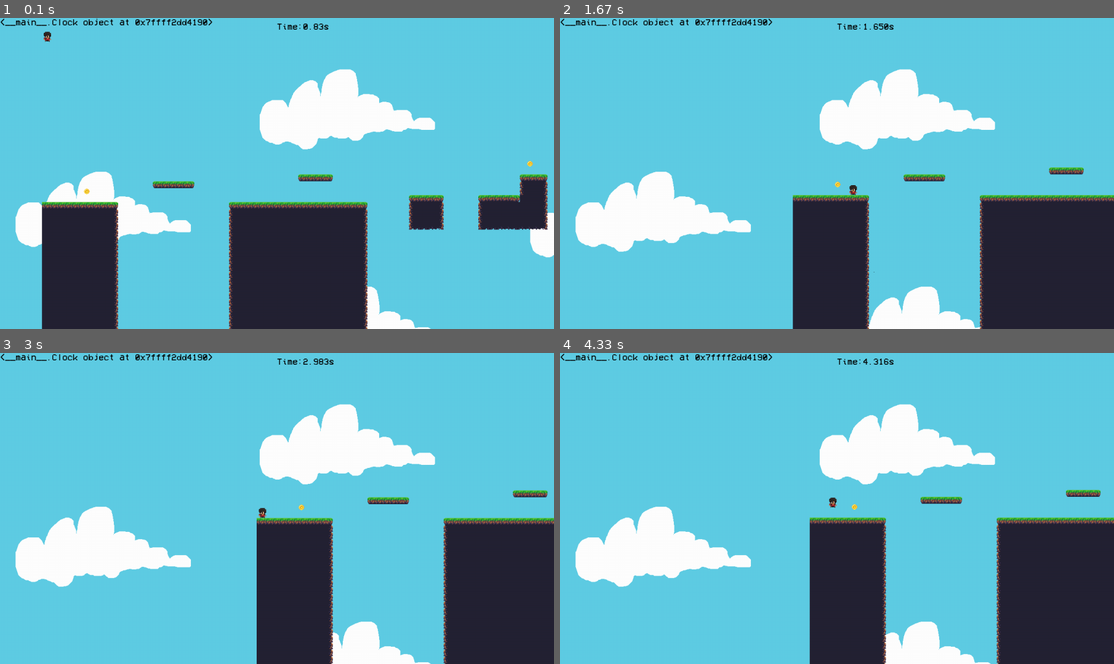
Above: before the commit, frames 1-4 (two rows, left to right).
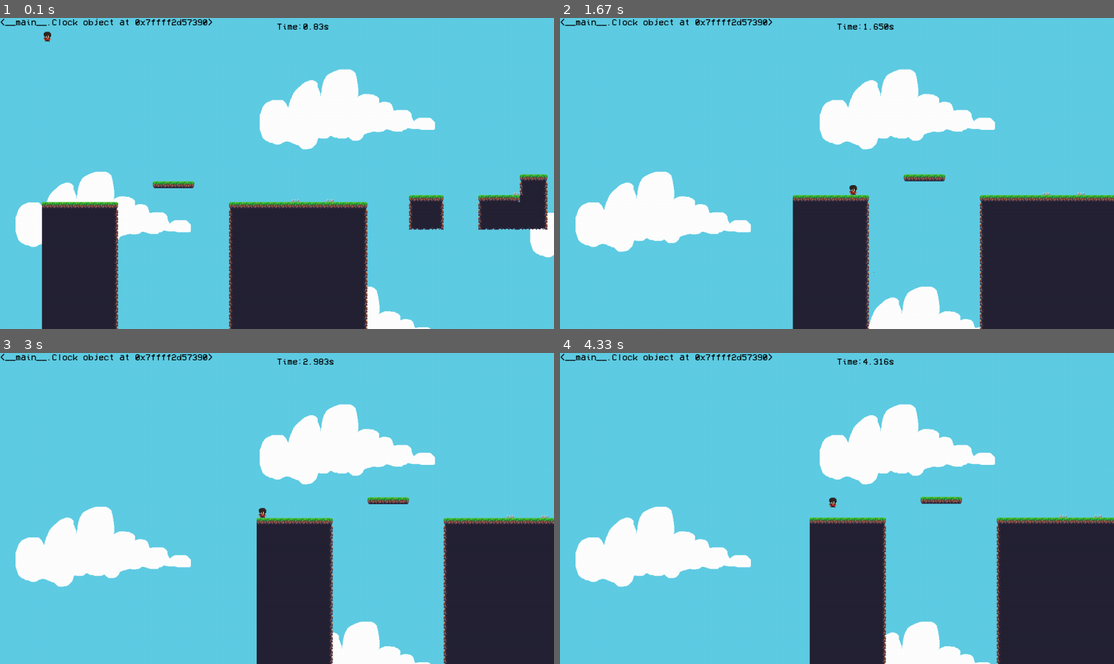
Above: after the commit, the same moments.

Repository: Dcush05/Pygame-Platformer-
Game: pygame game, started from main.py
Two runs of this game, one before a commit and one after it. Both use one fixed random seed, a clock stepped at 60 frames per second and the inputs below.
Inputs:
- Up to frame 1 (0.1 s): no input
- Up to frame 2 (1.67 s): tap Space at 0.33 s; hold D 0.67-1.13 s; hold D 1.17-1.63 s
- Up to frame 3 (3 s): hold A 1.67-2.2 s; hold A 2.23-2.63 s; tap Space at 2.67 s
- Up to frame 4 (4.33 s): hold D 3-3.63 s; tap Space at 3.07, 3.37, 3.73, 4.03, 4.23 s; hold A 3.67-4.13 s; hold D from 4.17 s (still down)

The runs differ from the first frame. In frame 1, 0.2% of the frame differs, in the area x 15-97%, y 0-60%; in frame 2, 0.2%; in frame 3, 0.2%; in frame 4, 0.2%.

Commit message:
made flag and spike sprites, could die to the spike and flag calls the gameover function

Diff:
--- a/assets/maps/MapOne-coin.csv
+++ b/assets/maps/MapOne-coin.csv
@@ -15,12 +15,12 @@
 -1,-1,-1,-1,-1,-1,-1,-1,-1,-1,-1,-1,-1,-1,-1,-1,-1,-1,-1,-1,-1,-1,-1,-1,-1,-1,-1,-1,-1,-1,-1,-1,-1,-1,-1,-1,-1,-1,-1,-1 …(234 unchanged characters)…
 -1,-1,-1,-1,-1,-1,-1,-1,-1,-1,-1,-1,-1,-1,-1,-1,-1,-1,-1,-1,-1,-1,-1,-1,-1,-1,-1,-1,-1,-1,-1,-1,-1,-1,-1,-1,-1,-1,-1,-1 …(227 unchanged characters)…
 -1,-1,-1,-1,-1,-1,-1,-1,-1,-1,-1,-1,-1,-1,-1,-1,-1,-1,-1,-1,-1,-1,-1,-1,-1,-1,-1,-1,-1,-1,-1,-1,-1,-1,-1,-1,-1,-1,-1,-1 …(234 unchanged characters)…
--1,-1,-1,-1,-1,-1,-1,-1,-1,-1,-1,-1,-1,-1,-1,-1,-1,-1,-1,-1,-1,-1,-1,-1,-1,-1,-1,-1,-1,-1,-1,-1,-1,-1,-1,-1,-1,-1,-1,-1,-1,-1,-1,-1,-1,-1,-1,-1,-1,-1,-1,-1,-1,-1,-1,-1,-1,-1,-1,-1,-1,-1,-1,-1,-1,-1,-1,-1,-1,-1,20,-1,-1,-1,-1,-1,-1,-1,-1,-1,-1,-1,-1,-1,-1,-1,-1,-1,-1,-1,-1,-1,-1,-1,-1,-1,-1,-1,-1,-1,-1,-1,-1,-1,-1,-1,-1,-1,-1,-1,-1,-1,-1,-1,-1,-1,-1,-1
 -1,-1,-1,-1,-1,-1,-1,-1,-1,-1,-1,-1,-1,-1,-1,-1,-1,-1,-1,-1,-1,-1,-1,-1,-1,-1,-1,-1,-1,-1,-1,-1,-1,-1,-1,-1,-1,-1,-1,-1 …(234 unchanged characters)…
--1,-1,-1,-1,-1,-1,-1,-1,-1,-1,-1,-1,-1,-1,-1,-1,-1,-1,-1,-1,-1,-1,-1,-1,-1,-1,-1,-1,-1,-1,-1,-1,-1,-1,-1,-1,-1,0,1,1,1,3,-1,-1,-1,-1,-1,-1,-1,-1,-1,-1,-1,-1,-1,-1,-1,-1,-1,-1,-1,-1,-1,-1,-1,-1,-1,-1,-1,0,1,1,3,-1,-1,-1,-1,-1,-1,-1,-1,-1,-1,-1,-1,-1,-1,-1,-1,-1,-1,-1,0,1,1,1,1,1,3,-1,-1,-1,-1,-1,-1,-1,-1,-1,-1,-1,-1,-1,-1,-1,-1,-1,-1,-1
+-1,-1,-1,-1,-1,-1,-1,-1,-1,-1,-1,-1,-1,-1,-1,-1,-1,-1,-1,-1,-1,-1,-1,-1,-1,-1,-1,-1,-1,-1,-1,-1,-1,-1,-1,-1,-1,-1,-1,-1,-1,-1,-1,-1,-1,-1,-1,-1,-1,-1,-1,-1,-1,-1,-1,-1,-1,-1,-1,-1,-1,-1,-1,-1,-1,-1,-1,-1,-1,-1,-1,-1,-1,-1,-1,-1,-1,-1,-1,-1,-1,-1,-1,-1,-1,-1,-1,-1,-1,-1,-1,-1,-1,-1,-1,-1,0,-1,-1,-1,-1,-1,-1,-1,-1,-1,-1,-1,-1,-1,-1,-1,-1,-1,-1,-1,-1,-1
+-1,-1,-1,-1,-1,-1,-1,-1,-1,-1,-1,-1,-1,-1,-1,-1,-1,-1,-1,-1,0,-1,-1,-1,-1,-1,-1,-1,-1,-1,-1,-1,-1,-1,-1,-1,-1,-1,-1,-1,-1,-1,-1,-1,-1,-1,-1,-1,-1,-1,-1,-1,-1,-1,-1,-1,-1,-1,-1,-1,-1,-1,-1,-1,-1,-1,-1,-1,-1,0,1,1,3,-1,-1,-1,-1,-1,-1,-1,-1,-1,-1,-1,-1,-1,-1,-1,-1,-1,-1,-1,0,1,1,1,1,1,3,-1,-1,-1,-1,-1,-1,-1,-1,-1,-1,-1,-1,-1,-1,-1,-1,-1,-1,-1
 -1,-1,-1,-1,-1,-1,-1,-1,-1,-1,-1,-1,-1,-1,-1,-1,0,1,1,1,1,3,-1,-1,-1,-1,-1,-1,-1,-1,-1,-1,-1,-1,-1,-1,-1,-1,-1,-1,-1,-1 …(225 unchanged characters)…
--1,-1,-1,-1,-1,-1,20,-1,-1,-1,-1,-1,-1,-1,-1,-1,-1,-1,-1,-1,-1,-1,-1,-1,-1,-1,-1,-1,-1,-1,-1,-1,-1,-1,-1,-1,-1,-1,-1,-1,-1,-1,-1,-1,-1,-1,-1,-1,-1,-1,-1,-1,-1,-1,-1,-1,-1,-1,-1,-1,-1,-1,-1,-1,-1,-1,-1,-1,-1,8,9,9,11,-1,-1,-1,-1,-1,-1,-1,-1,-1,-1,-1,-1,-1,-1,-1,-1,-1,-1,-1,-1,-1,-1,-1,-1,-1,-1,-1,-1,-1,-1,-1,-1,-1,-1,-1,-1,20,-1,-1,-1,-1,-1,-1,-1,-1
--1,-1,-1,-1,-1,-1,-1,-1,-1,-1,-1,-1,-1,-1,-1,-1,-1,-1,-1,-1,-1,-1,-1,-1,-1,-1,-1,-1,-1,-1,-1,-1,-1,-1,-1,-1,-1,-1,-1,-1,-1,-1,-1,-1,-1,-1,-1,-1,-1,-1,-1,-1,-1,0,1,1,1,3,-1,-1,-1,-1,-1,0,2,2,2,2,3,9,9,9,11,-1,-1,-1,-1,-1,-1,-1,-1,-1,-1,-1,-1,-1,-1,-1,-1,-1,-1,-1,-1,-1,-1,-1,-1,-1,-1,-1,-1,-1,-1,-1,-1,-1,-1,-1,-1,-1,-1,-1,-1,-1,-1,-1,-1,-1
+-1,-1,-1,-1,-1,-1,-1,-1,-1,-1,-1,-1,-1,-1,-1,-1,-1,-1,-1,-1,-1,-1,-1,-1,-1,-1,-1,-1,-1,-1,-1,-1,-1,-1,-1,-1,-1,-1,-1,-1,-1,-1,-1,-1,-1,-1,-1,-1,-1,-1,-1,-1,-1,-1,-1,0,-1,-1,-1,-1,-1,-1,-1,-1,-1,-1,-1,-1,0,8,9,9,11,-1,-1,-1,-1,-1,-1,-1,-1,-1,-1,-1,-1,-1,-1,-1,-1,-1,-1,-1,-1,-1,-1,-1,-1,-1,-1,-1,-1,-1,-1,-1,-1,-1,-1,-1,-1,-1,-1,-1,-1,-1,-1,-1,-1,-1
+-1,-1,-1,-1,-1,-1,-1,-1,-1,-1,-1,-1,-1,-1,-1,-1,-1,-1,-1,-1,-1,-1,-1,-1,-1,-1,-1,-1,-1,-1,-1,-1,-1,-1,-1,-1,0,-1,-1,-1,-1,0,-1,-1,-1,-1,-1,-1,-1,-1,-1,-1,-1,0,1,1,1,3,-1,-1,-1,-1,-1,0,2,2,2,2,3,9,9,9,11,-1,-1,-1,-1,-1,-1,-1,-1,-1,-1,-1,-1,-1,-1,-1,-1,-1,-1,-1,-1,-1,-1,-1,-1,-1,-1,-1,-1,-1,-1,-1,-1,-1,-1,-1,-1,-1,-1,-1,0,-1,-1,-1,-1,0
 1,1,1,1,1,1,1,1,1,1,3,-1,-1,-1,-1,-1,-1,-1,-1,-1,-1,-1,-1,-1,-1,-1,-1,0,1,1,1,1,1,1,1,1,1,1,1,1,1,1,1,1,1,1,3,-1,-1,-1, …(188 unchanged characters)…
 9,9,9,9,9,9,9,9,9,9,11,-1,-1,-1,-1,-1,-1,-1,-1,-1,-1,-1,-1,-1,-1,-1,-1,8,9,9,9,9,9,9,9,9,9,9,9,9,9,9,9,9,9,9,11,-1,-1,- …(191 unchanged characters)…
 9,9,9,9,9,9,9,9,9,9,11,-1,-1,-1,-1,-1,-1,-1,-1,-1,-1,-1,-1,-1,-1,-1,-1,8,9,9,9,9,9,9,9,9,9,9,9,9,9,9,9,9,9,9,11,-1,-1,- …(191 unchanged characters)…
--- a/assets/maps/MapOne.csv
+++ b/assets/maps/MapOne.csv
@@ -17,10 +17,10 @@
 -1,-1,-1,-1,-1,-1,-1,-1,-1,-1,-1,-1,-1,-1,-1,-1,-1,-1,-1,-1,-1,-1,-1,-1,-1,-1,-1,-1,-1,-1,-1,-1,-1,-1,-1,-1,-1,-1,-1,-1 …(234 unchanged characters)…
 -1,-1,-1,-1,-1,-1,-1,-1,-1,-1,-1,-1,-1,-1,-1,-1,-1,-1,-1,-1,-1,-1,-1,-1,-1,-1,-1,-1,-1,-1,-1,-1,-1,-1,-1,-1,-1,-1,-1,-1 …(234 unchanged characters)…
 -1,-1,-1,-1,-1,-1,-1,-1,-1,-1,-1,-1,-1,-1,-1,-1,-1,-1,-1,-1,-1,-1,-1,-1,-1,-1,-1,-1,-1,-1,-1,-1,-1,-1,-1,-1,-1,-1,-1,-1 …(234 unchanged characters)…
--1,-1,-1,-1,-1,-1,-1,-1,-1,-1,-1,-1,-1,-1,-1,-1,-1,-1,-1,-1,-1,-1,-1,-1,-1,-1,-1,-1,-1,-1,-1,-1,-1,-1,-1,-1,-1,0,1,1,1,3,-1,-1,-1,-1,-1,-1,-1,-1,-1,-1,-1,-1,-1, …(177 unchanged characters)…
+-1,-1,-1,-1,-1,-1,-1,-1,-1,-1,-1,-1,-1,-1,-1,-1,-1,-1,-1,-1,-1,-1,-1,-1,-1,-1,-1,-1,-1,-1,-1,-1,-1,-1,-1,-1,-1,-1,-1,-1,-1,-1,-1,-1,-1,-1,-1,-1,-1,-1,-1,-1,-1,-1,-1, …(177 unchanged characters)…
 -1,-1,-1,-1,-1,-1,-1,-1,-1,-1,-1,-1,-1,-1,-1,-1,0,1,1,1,1,3,-1,-1,-1,-1,-1,-1,-1,-1,-1,-1,-1,-1,-1,-1,-1,-1,-1,-1,-1,-1 …(225 unchanged characters)…
--1,-1,-1,-1,-1,-1,-1,-1,-1,-1,-1,-1,-1,-1,-1,-1,-1,-1,-1,-1, …(104 unchanged characters)… ,-1,-1,-1,-1,-1,-1,-1,-1,-1,-1,-1,-1,-1,-1,8,9,9,11,-1,-1,-1,-1,-1,-1,-1,-1,-1,-1 …(105 unchanged characters)…
--1,-1,-1,-1,-1,-1,-1,-1,-1,-1,-1,-1,-1,-1,-1,-1,-1,-1,-1,-1,-1,-1,-1,-1,-1,-1,-1,-1,-1,-1,-1,-1,-1,-1,-1,-1,-1,-1,-1,-1,-1,-1,-1,-1,-1,-1,-1,-1,-1,-1,-1,-1,-1,0,1,1,1,3,-1,-1,-1,-1,-1,0,2,2,2,2,3,9,9,9,11,-1,-1,-1,-1,-1,-1,-1,-1,-1,-1,-1,-1,-1,-1,-1,-1,-1,-1,-1,-1,-1,-1,-1,-1,-1,-1,-1,-1,-1,-1,-1,-1,-1,-1,-1,-1,-1,-1,-1,-1,-1,-1,-1,-1,-1
+-1,-1,-1,-1,-1,-1,-1,-1,-1,-1,-1,-1,-1,-1,-1,-1,-1,-1,-1,-1, …(104 unchanged characters)… ,-1,-1,-1,-1,-1,-1,-1,-1,-1,-1,-1,-1,-1,21,8,9,9,11,-1,-1,-1,-1,-1,-1,-1,-1,-1,-1 …(105 unchanged characters)…
+-1,-1,-1,-1,-1,-1,-1,-1,-1,-1,-1,-1,-1,-1,-1,-1,-1,-1,-1,-1,-1,-1,-1,-1,-1,-1,-1,-1,-1,-1,-1,-1,-1,-1,-1,-1,21,-1,-1,-1,-1,21,-1,-1,-1,-1,-1,-1,-1,-1,-1,-1,-1,0,1,1,1,3,-1,-1,-1,-1,-1,0,2,2,2,2,3,9,9,9,11,-1,-1,-1,-1,-1,-1,-1,-1,-1,-1,-1,-1,-1,-1,-1,-1,-1,-1,-1,-1,-1,-1,-1,-1,-1,-1,-1,-1,-1,-1,-1,-1,-1,-1,-1,-1,-1,-1,-1,21,-1,-1,-1,-1,22
 1,1,1,1,1,1,1,1,1,1,3,-1,-1,-1,-1,-1,-1,-1,-1,-1,-1,-1,-1,-1,-1,-1,-1,0,1,1,1,1,1,1,1,1,1,1,1,1,1,1,1,1,1,1,3,-1,-1,-1, …(188 unchanged characters)…
 9,9,9,9,9,9,9,9,9,9,11,-1,-1,-1,-1,-1,-1,-1,-1,-1,-1,-1,-1,-1,-1,-1,-1,8,9,9,9,9,9,9,9,9,9,9,9,9,9,9,9,9,9,9,11,-1,-1,- …(191 unchanged characters)…
 9,9,9,9,9,9,9,9,9,9,11,-1,-1,-1,-1,-1,-1,-1,-1,-1,-1,-1,-1,-1,-1,-1,-1,8,9,9,9,9,9,9,9,9,9,9,9,9,9,9,9,9,9,9,11,-1,-1,- …(191 unchanged characters)…
--- /dev/null
+++ b/assets/maps/flag.tsx
@@ -0,0 +1,4 @@
+<?xml version="1.0" encoding="UTF-8"?>
+<tileset version="1.10" tiledversion="1.10.2" name="flag" tilewidth="16" tileheight="16" tilecount="64" columns="8">
+ <image source="../flag.png" width="128" height="128"/>
+</tileset>
--- /dev/null
+++ b/assets/maps/spikes.tsx
@@ -0,0 +1,4 @@
+<?xml version="1.0" encoding="UTF-8"?>
+<tileset version="1.10" tiledversion="1.10.2" name="spikes" tilewidth="20" tileheight="16" tilecount="48" columns="6">
+ <image source="../spikes.png" width="128" height="128"/>
+</tileset>
--- /dev/null
+++ b/coin.py
@@ -0,0 +1,23 @@
+from typing import Any
+import pygame
+from  spritesheet import Spritesheets
+
+
+
+
+class Coins(pygame.sprite.Sprite):
+
+    def __init__(self, spawn_x, spawn_y,):
+        pygame.sprite.Sprite.__init__(self)
+        self.image = Spritesheets("assets\coin.png").get_sprite(0,0,16,16)
+        self.rect = self.image.get_rect()
+        self.rect.x = spawn_x
+        self.rect.y = spawn_y
+        self.collected = False
+        self.points = 1
+
+
+    def draw(self, surface, offset=(0,0)):
+        surface.blit(self.image, (self.rect.x, self.rect.y))
+    def update(self):
+        self.kill()
--- a/main.py
+++ b/main.py
@@ -13,8 +13,7 @@
 #TODO: 1. Movement(implement coyote time, dash, wall jummp :p)* 2. more sprites 3. Game map(atleast 2 levels) 4. Damage system 5.Award system 6.Score systm based on the time finished on a level and awards 7. animation 8. gammestates
 #Coyote time is working but we just need to adjust it to what makes it feel better maybe asks someone to test it
 #MAKE SPRITESHEETS 128X128 PLEASE :p
-#NEW - BETTER MAP AND MAP RENDERER, BETTER MOVEMENT(COYOTE TIME), SOUND MANAGER CLASS, ABLE TO PARSE SPRITES FROM A .JSON FILE(not for player yet idk), created a dat folder for the future
-#Some variables are going to be used in the future, for the next commits i will try to remove some code that are old and dont make sense. For now I will keep them so you guys understand the vision.
+#NEW - Changed the first map scraped the coin ide
 #NOTE: AS OF RIGHT NOW PLEASE DO NOT TOUCH .TSJ , .TMX, .JSON, .CSV FILES AS IT WILL ALTER THE WAY THE MAP LOOKS OR THE DATA FOR THE SPRITES WHICH WILL RESULT ALTER THE WAY THE SPRITES LOOK
 
 #fix coin collision (deleting sprite after collision)
@@ -53,30 +52,22 @@
         spritesheets_path = "assets/Maps/GroundSet.png"
         spritesheets = Spritesheets(spritesheets_path)
         spritesheets.toJSON()   #CHANGES GroundSet.png to .json to go into the .json file to look for sprite data
-        self.map = TileMap('assets/Maps/MapOne-coin.csv', spritesheets)
+        self.map = TileMap('assets/Maps/MapOne.csv', spritesheets)
         #player_sprite_sheet = Spritesheets("assets/player.png")
-       # self.cloud_path = "cloud_1.png"
+       #self.cloud_path = "cloud_1.png"
        # self.cloud = Spritesheets(self.cloud_path).get_sprite(0,0,16,16)
-        self.background = pygame.image.load("assets/background-1.png").convert() #.convert() is used to convert pixel format to the one im using for the display of the game.
-        #without it you would have to make pixel conversions everytime you blit a surfae onto the display which would be slower. TLDR; MAKES THE IMAGE FASTER TO LOAD
-        self.coin_sprite = pygame.sprite.Group()
-        self.coin_sprite.add(*self.map.coins)
+        self.background = pygame.image.load("assets/background-1.png").convert()
+        '''.convert() is used to convert pixel format to the one im using for the display of the game.
+        without it you would have to make pixel conversions everytime you blit a surfae onto the display which would be slower. TLDR; MAKES THE IMAGE FASTER TO LOAD'''
+        #coins
+
 
         #Player
         self.player = Player()
         self.player.position.x, self.player.position.y = self.map.spawn_x, self.map.spawn_y #sets position of the player
         self.scroll = [0,0]
 
-#OLD CODE BUT COULD BE USED IN THE FUTURE
-        """self.assets = {
-           "entity":  spritesheets.get_sprite(0,0,16,16)
-        }
 
-
-        img = pygame.image.load("assets/player.png")
-        self.img = pygame.transform.scale(img,(300,300))
-        self.img_pos = [16,16]
-        self.movement = [False, False]"""
 
 
     def run(self):
@@ -95,6 +86,7 @@
             self.scroll[0] += (self.player.rect.centerx - self.window.get_width() / 2 - self.scroll[0]) / 30
             self.scroll[1] += (self.player.rect.centery - self.window.get_height()/2 - self.scroll[1]) / 30
             render_scroll = (float(self.scroll[0]), float(self.scroll[1]))
+
 
            #CHECK PLAYER INPUTS
             for event in pygame.event.get():
@@ -123,17 +115,20 @@
                         if self.player.isJumping:
                             self.sound.play_sound('jump')
                             self.player.velocity.y *= .25
-                            self.player.coyoteTime = self.player.maxCoyote_Time #Gives player more time to jump off the edge of a platformer instead of being exact
                             self.player.isJumping = False
+                        self.player.coyote_Time(dt)
 
-                self.player.coyote_Time(dt)
+
+
 
 
             #######UPDATING WINDOW##### (ORDER MATTERS)
-            self.coin_sprite.update(self.map.coins)
-            self.player.update(dt, self.map.tiles, self.map.coins)
-            print(self.player.points) #testing coin collision
-            print(self.coin_sprite)
+
+
+
+            self.player.update(dt, self.map.tiles, self.map.spikes, self.map.flags)
+           #print(self.player.points) #testing coin collision
+            #print(self.coin_sprite)
             if self.player.isAlive == False: #checking player status in he future add game states
                     Game.gameOver(self)
             self.window.fill((240, 255, 255))
@@ -146,11 +141,14 @@
             #print(self.clock, '\n')
             #print("Hardware surface support:", self.info)
             pygame.display.update()
+            #print(self.player.isAlive)
 
     def gameOver(self):
         print("Game over")
         pygame.quit()
+       # print(self.gameTime)
         sys.exit()
 
 
+
 Game().run()
--- a/map.py
+++ b/map.py
@@ -2,6 +2,7 @@
 import os
 import pygame
 from spritesheet import Spritesheets
+from coin import Coins
 
 
 
@@ -18,45 +19,71 @@
         surface.blit(self.image, (self.rect.x, self.rect.y))
 
 
-class Coins(pygame.sprite.Sprite):
-    def __init__(self,filename,x, y):
+class Spikes(pygame.sprite.Sprite):
+    def __init__(self, filename,x, y):
         pygame.sprite.Sprite.__init__(self)
-        self.Coinimage = Spritesheets(filename).get_sprite(0,0,16,16)
-        self.rect = self.Coinimage.get_rect()
+        self.image = Spritesheets(filename).get_sprite(0,0,18,18)
+        self.rect = self.image.get_rect()
         self.rect.x = x
         self.rect.y = y
-        #self.coins_group = pygame.sprite.Group()
+
+
     def draw(self, surface):
-        surface.blit(self.Coinimage, (self.rect.x, self.rect.y))
+        surface.blit(self.image, (self.rect.x, self.rect.y))
+
+class Flag(pygame.sprite.Sprite):
+    def __init__(self, filename,x, y):
+        pygame.sprite.Sprite.__init__(self)
+        self.image = Spritesheets(filename).get_sprite(0,0,18,16)
+        self.rect = self.image.get_rect()
+        self.rect.x = x
+        self.rect.y = y
+
+
+    def draw(self, surface):
+        surface.blit(self.image, (self.rect.x, self.rect.y))
 
 
 class TileMap(pygame.sprite.Sprite):
-    def __init__(self, filename, spritesheet):
+    def __init__(self, filename, spritesheet): #(,object)
         self.tile_size = 16   #size of each tile aesprite 128x128 means tiles are 16x16
+        self.spike_size = 15
         self.spawn_x = 0
         self.spawn_y = -10
+        self.objectSpawnX = 100
+        self.objectSpawnY = 300
         self.spritesheet = spritesheet
         self.tiles = self.load_tiles(filename)
-        #self.coins_group = pygame.sprite.Group()
-        self.coins = self.load_coins(filename)
-        #self.coins_group = pygame.sprite.Group()
-        #self.coins_group.add(self.coins)
+        self.spikes = self.load_spikes(filename)
+        self.flags = self.load_flag(filename)
+
+        self.coin = Coins(self.objectSpawnX, self.objectSpawnY)
+        self.coinSprite = pygame.sprite.Group()
+        self.coinSprite.add(self.coin)
 
         self.map_surface = pygame.Surface((self.map_w, self.map_h))
         self.map_surface.set_colorkey((0, 0, 0))
         self.load_map()
+        self.coins_to_remove = []
 
 
-#Renders map
     def draw_map(self, surface,offset=(0,0)):
+        """renders map"""
         surface.blit(self.map_surface, (0-offset[0], 0-offset[1]))
+       # self.coinSprite.draw(self.map_surface,(self.objectSpawnX-offset[0], self.objectSpawnY-offset[1]))
+
+
 
     def load_map(self):
         """renders the entire map"""
         for tile in self.tiles:
             tile.draw(self.map_surface)
-        for coin in self.coins:
-            coin.draw(self.map_surface)
+        for spike in self.spikes:
+            spike.draw(self.map_surface)
+        for flag in self.flags:
+            flag.draw(self.map_surface)
+
+
 
 
     def read_csv(self, filename):
@@ -104,18 +131,36 @@
         self.map_w, self.map_h = x * self.tile_size, y * self.tile_size
         return tiles
 
-    def load_coins(self, filename):
-        """assigns the coin sprite to a tile"""
-        coins = []
+
+    def load_spikes(self, filename):
+        """assigns the spike sprite to a tile"""
+        spikes = []
        # self.coins_group = pygame.sprite.Group()
         map = self.read_csv(filename)
         x, y = 0 , 0
         for row in map:
             x = 0
-            for coin in row:
-                if coin == '20':
-                    coins.append(Coins('assets\coin.png', x * self.tile_size, y * self.tile_size))
+            for spike in row:
+                if spike == '21':
+                    spikes.append(Spikes('assets\spikes.png', x * self.tile_size, y * self.tile_size))
                 x += 1
             y += 1
         self.map_w, self.map_h = x * self.tile_size, y * self.tile_size
-        return coins
+        return spikes
+
+
+    def load_flag(self, filename):
+        """assigns the flag sprite to a tile"""
+        flags = []
+       # self.coins_group = pygame.sprite.Group()
+        map = self.read_csv(filename)
+        x, y = 0 , 0
+        for row in map:
+            x = 0
+            for flag in row:
+                if flag == '22':
+                    flags.append(Flag('assets/flag.png', x * self.tile_size, y * self.tile_size))
+                x += 1
+            y += 1
+        self.map_w, self.map_h = x * self.tile_size, y * self.tile_size
+        return flags
--- a/player.py
+++ b/player.py
@@ -6,9 +6,8 @@
 class Player(pygame.sprite.Sprite):
     def __init__(self):
         pygame.sprite.Sprite.__init__(self)
-        self.image = Spritesheets("assets/player.png").get_sprite(0,0,16,16) #gets specific sprite coordinates in a spritesheet to find the sprite
+        self.image = Spritesheets("assets/player.png").get_sprite(0,0,16,16)
         self.image = pygame.transform.scale(self.image, (25,25))
-
         self.rect = self.image.get_rect()
         self.boundingBox = self.rect
         #self.outLine = self.rect.inflate(6,6)
@@ -22,7 +21,7 @@
         self.onGround = False
         self.isAlive = True
         self.points = 0
-        self.maxCoyote_Time = .7
+        self.maxCoyote_Time = .9
         self.coyoteTime = 0
         self.gravity = .35
         self.friction = -.12
@@ -36,11 +35,14 @@
         display.blit(self.image, (self.rect.x-offset[0], self.rect.y-offset[1]))
 
 
-    def update(self, dt, tiles, coins):
+    def update(self, dt, tiles, spike, flag):
+        '''updates player'''
         self.horizontal_movement(dt)
-        self.checkCollisions_X(tiles, coins)
+        self.checkCollisions_X(tiles, flag)
         self.vertical_movement(dt)
-        self.checkCollisions_Y(tiles, coins)
+        self.checkCollisions_Y(tiles, flag)
+        self.spikeCollision(spike)
+        #self.flagCollision(flag)
 
 
 #PLAYER MOVEMENT CALCULATIONS - Mario like movement
@@ -56,7 +58,7 @@
         self.position.x += self.velocity.x * dt + (self.acceleration.x * .5) * (dt * dt)
         self.rect.x = self.position.x
     def coyote_Time(self, dt):
-        self.coyoteTime = max(0, self.coyoteTime - dt)
+        self.coyoteTime = max(0, self.maxCoyote_Time- dt)
 
     def vertical_movement(self, dt):
         self.velocity.y += self.acceleration.y * dt
@@ -65,11 +67,10 @@
             self.coyoteTime = self.maxCoyote_Time
 
         self.position.y += self.velocity.y * dt + (self.acceleration.y * .5) * (dt * dt)
-        if self.position.y > 1080: #DETERMINES HOW FAR IT DROPS
+        if self.position.y > 1080:
             self.onGround = True
             self.velocity.y = 0
-            self.position.y = 1080 #MUST BE THE SAME SO IT DOESNT SEEM LIKE THE PLAYER IS TELEPORTING
-            self.isAlive = False
+            self.position.y = 1080
         self.rect.bottom = self.position.y
 
     def limit_velocity(self, max_vel):
@@ -90,17 +91,29 @@
                 hits.append(tile)
         return hits
 
-    def coinHit(self, coins):
+    def spikeCollision(self, spikes):
         hits = []
-        for coin in coins:
-            if self.boundingBox.colliderect(coin):
-                hits.append(coin)
+        for spike in spikes:
+            if self.boundingBox.colliderect(spike):
+                hits.append(spike)
+                print("hit spike")
+                self.isAlive =  False
+        return hits
+    def flagCollision(self, flags):
+        hits = []
+        for flag in flags:
+            if self.boundingBox.colliderect(flag):
+                hits.append(flag)
+                self.IsAlive = False
         return hits
 
 
-    def checkCollisions_X(self, tiles, coins):
+
+
+
+    def checkCollisions_X(self, tiles, flags):
         collisions = self.getHits(tiles)
-        coinCollision = self.coinHit(coins)
+        flagCollision = self.flagCollision(flags)
         for tile in collisions:
             if self.velocity.x > 0: #Collision to the right
                 self.position.x = tile.rect.left - self.rect.w
@@ -109,16 +122,17 @@
             elif self.velocity.x < 0: #Collision to the left
                 self.position.x = tile.rect.right
                 self.rect.x = self.position.x
-        for coin in coinCollision:
-            self.points += 1
-            coin.kill()
-            coins.remove(coin)
+        for flag in flagCollision:
+            self.isAlive = False
 
 
-    def checkCollisions_Y(self, tiles, coins):
+
+
+    def checkCollisions_Y(self, tiles, flags):
         self.onGround = False
         self.rect.bottom += 1
         collisions = self.getHits(tiles)
+        flagCollision = self.flagCollision(flags)
         for tile in collisions:
             if self.velocity.y > 0: #Collision to the top
                 self.onGround = True
@@ -131,3 +145,6 @@
                 self.velocity.y = 0
                 self.position.y = tile.rect.bottom + self.rect.height
                 self.rect.bottom = self.position.y
+
+        for flag in flagCollision:
+            self.isAlive = False
Binary file added: assets/flag.png
Binary file added: assets/spikes.png
Empty file added: states.py
Not shown, added: assets/flag.aseprite
Not shown, added: assets/spikes.aseprite
